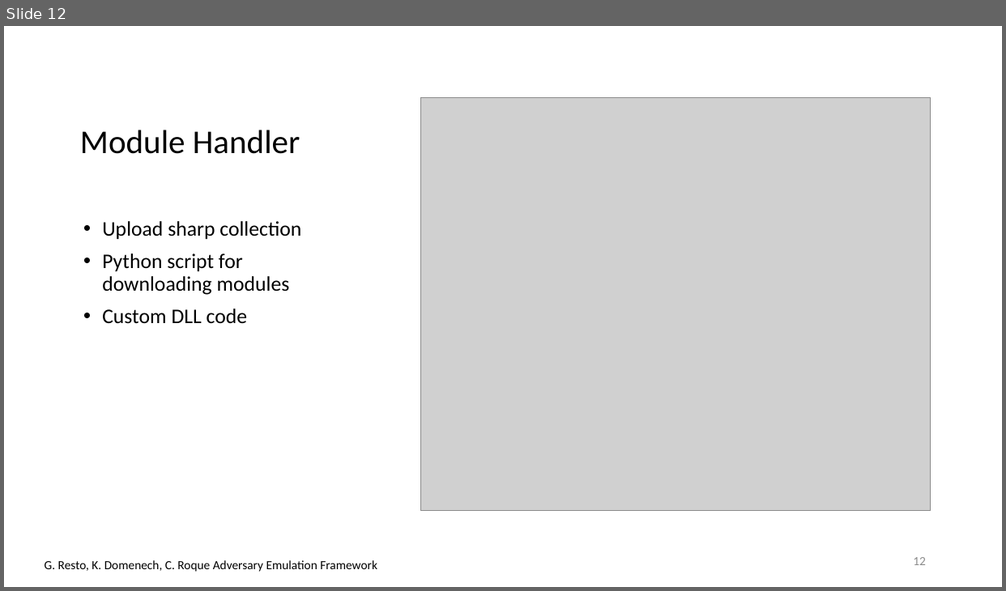
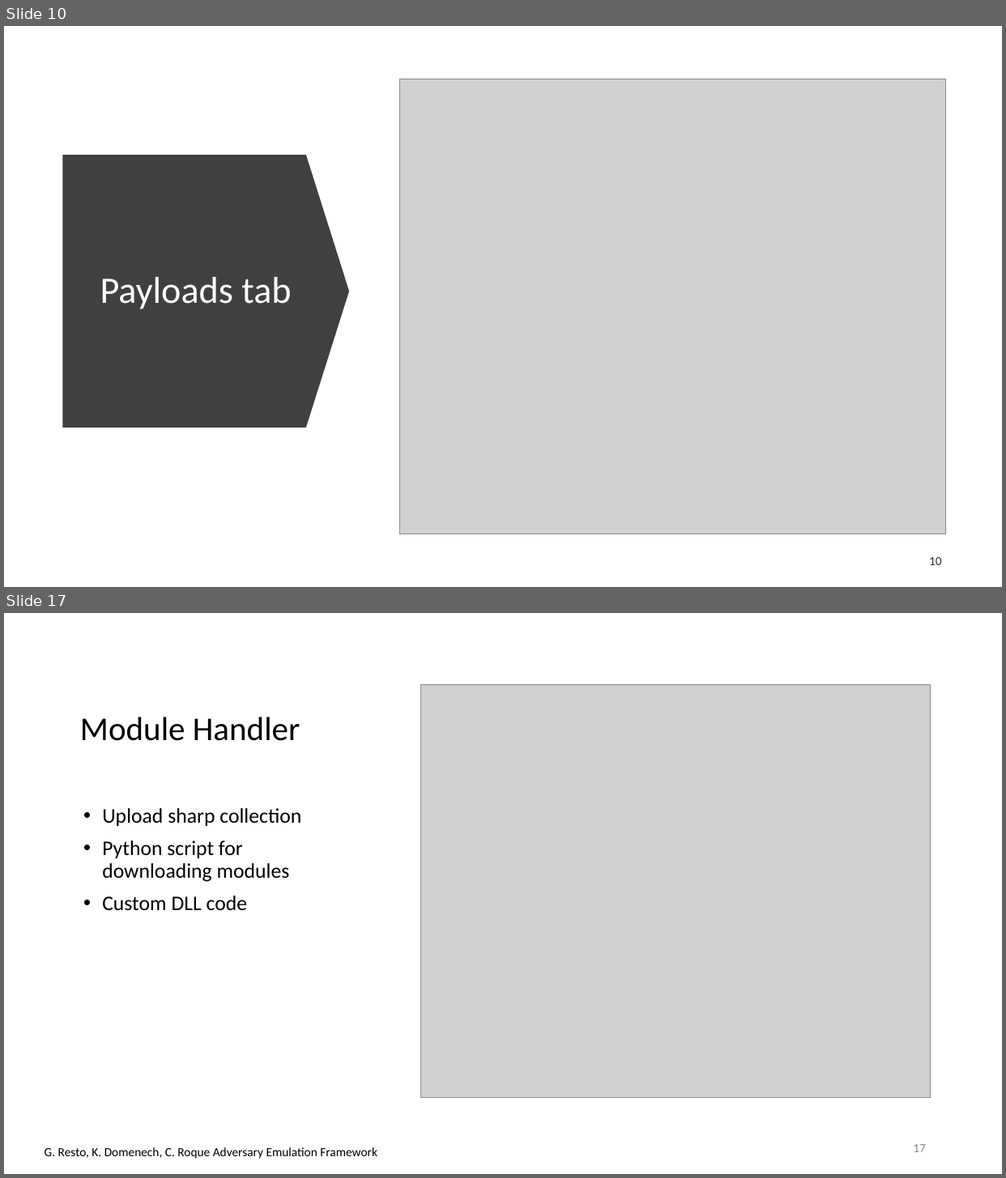
Before and after one commit to racoten/Capstone, a slide deck: Design/Capstone 2 Presentation.pptx. Shown one above the other, each under a label of ours: slide 12 before the commit, slides 10 and 17 after it; the slides between them are not shown. The pictures are 1006x591 and 1006x1178 pixels, drawn with LibreOffice and Linux fonts; fonts in the diff are those of the drawing; grey boxes stand for pictures. Boxes give left, top, right and bottom in pixels: in the first picture for what was removed or moved away, otherwise in the second. Text is boxed around its words. In the diff, an @@ line names an element or a change of style, - is before the commit and + after.

```diff
--- a/Design/Capstone 2 Presentation.pptx
+++ b/Design/Capstone 2 Presentation.pptx
@@ slide 10 added at [4, 26, 1002, 587], background #FFFFFF @@
@@ picture added at [400, 79, 946, 535] @@
@@ down arrow added at [63, 155, 350, 428], fill #404040 @@
@@ title added at [100, 277, 291, 310], 36 pt, text #FFFFFF @@
+Payloads tab
@@ page number added at [929, 557, 942, 565], 12 pt, text #000000 at 80% opacity @@
+10
@@ what was slide 12 is now slide 17 @@
@@ page number at [913, 1144, 926, 1152]: text changed @@
-12
+17
```
Also in this commit, not shown: 5 slides changed, 7 other slides added, 2 slides removed.
